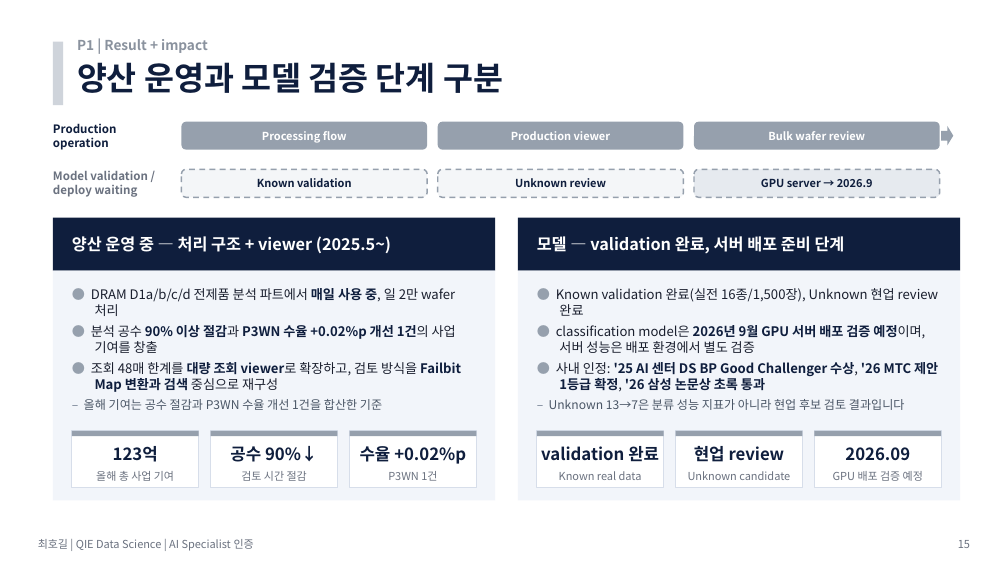
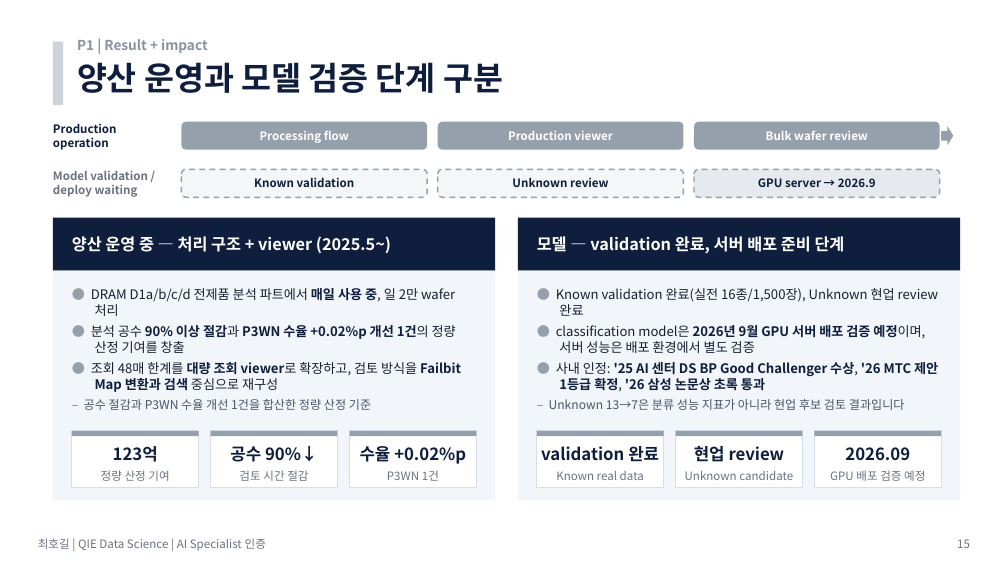
Before and after one commit to hogil/fbm_paper, a slide deck: slide 15 of recommendation/presentation/'26년 AI Specialist 면점 심사 자료_메모리사업부_최호길.pptx. Drawn at 1008x567 pixels with LibreOffice and Linux fonts; fonts in the diff are those of the drawing. Boxes give left, top, right and bottom in pixels: in the first picture for what was removed or moved away, otherwise in the second. Text is boxed around its words. In the diff, an @@ line names an element or a change of style, - is before the commit and + after.

Commit message:
Polish AI specialist deck readability

```diff
--- a/recommendation/presentation/'26년 AI Specialist 면점 심사 자료_메모리사업부_최호길.pptx
+++ b/recommendation/presentation/'26년 AI Specialist 면점 심사 자료_메모리사업부_최호길.pptx
@@ text at (x1=91, y1=325, x2=456, y2=353): text changed @@
-● 분석 공수 90% 이상 절감과 P3WN 수율 +0.02%p 개선 1건의 사업 기여를 창출
+● 분석 공수 90% 이상 절감과 P3WN 수율 +0.02%p 개선 1건의 정량 산정 기여를 창출
@@ text at (x1=84, y1=399, x2=371, y2=410): text changed @@
-  – 올해 기여는 공수 절감과 P3WN 수율 개선 1건을 합산한 기준
+  – 공수 절감과 P3WN 수율 개선 1건을 합산한 정량 산정 기준
@@ text at (x1=101, y1=470, x2=169, y2=481): text changed; size 10.5 to 11 pt @@
-올해 총 사업 기여
+정량 산정 기여
@@ size 10.5 to 11 pt in 13 elements at (x1=260, y1=131, x2=349, y2=143), (x1=508, y1=131, x2=613, y2=140), (x1=766, y1=131, x2=867, y2=140), (x1=254, y1=177, x2=355, y2=187), (x1=512, y1=177, x2=608, y2=187), (x1=758, y1=178, x2=876, y2=187), (x1=239, y1=470, x2=308, y2=481), (x1=387, y1=470, x2=439, y2=481), (x1=556, y1=471, x2=644, y2=480), (x1=685, y1=471, x2=793, y2=480), (x1=830, y1=470, x2=925, y2=481), (x1=38, y1=538, x2=266, y2=551), (x1=957, y1=539, x2=970, y2=548) @@
```
Also in this commit, not shown: 25 other slides changed, 2 other files.
